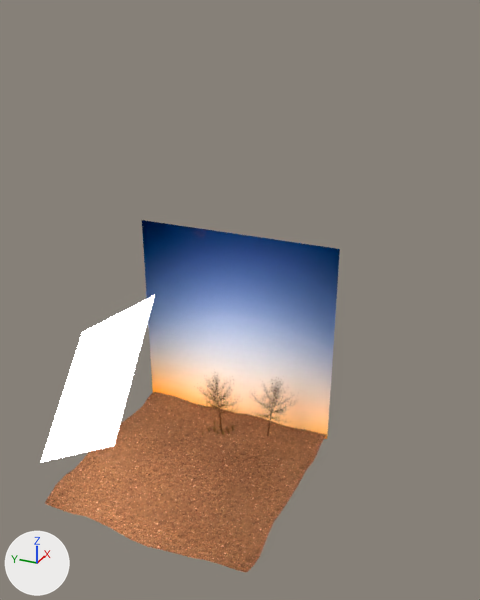
Before and after pictures for a commit that changed the Blender file 03 Scenes/10-11. Szene/10-11Szene.blend.
Both versions are drawn from a 50 mm lens placed at (-58.1, -32.5, 52.6), pointed at (1.9, -5.5, 22.6). Every picture has the same lights, and +X, +Y and +Z are marked at lower left.
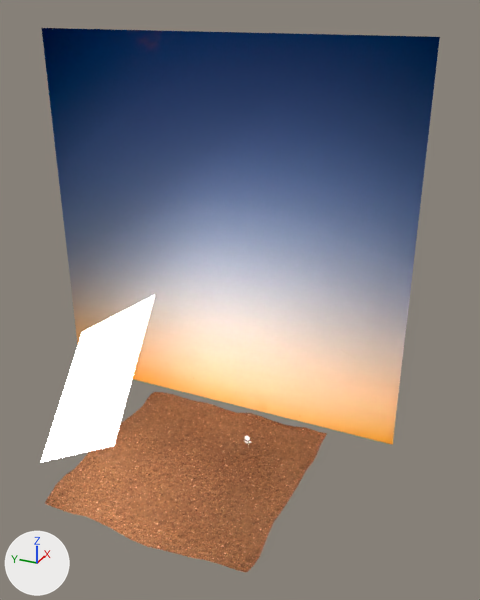
Patch to the scene script:
```diff
--- a/03 Scenes/10-11. Szene/10-11Szene.blend.py
+++ b/03 Scenes/10-11. Szene/10-11Szene.blend.py
@@ ob_baum_kahl_001 @@
-ob_baum_kahl_001 = bpy.data.objects.new('Baum_kahl.001', None)
-ob_baum_kahl_001.location = (7.9, -0.2, -0.1)
-ob_baum_kahl_001.rotation_euler = (0.0, 0.122, 3.142)  # degrees (0, 7, 180)
-ob_baum_kahl_001.scale = (0.666, 0.666, 0.666)
-ob_baum_kahl_001.show_instancer_for_render = False
-ob_baum_kahl_001.instance_type = 'COLLECTION'
-ob_baum_kahl_001.instance_collection = col_baum_kahl
@@ ob_baum_kahl @@
-ob_baum_kahl = bpy.data.objects.new('Baum_kahl', None)
-ob_baum_kahl.location = (9.3, -6.1, -0.2)
-ob_baum_kahl.rotation_euler = (0.0873, 0.0, 0.0)  # degrees (5, 0, 0)
-ob_baum_kahl.scale = (0.666, 0.666, 0.666)
-ob_baum_kahl.show_instancer_for_render = False
-ob_baum_kahl.instance_type = 'COLLECTION'
-ob_baum_kahl.instance_collection = col_baum_kahl
@@ ob_plane_003 @@
 ob_plane_003 = bpy.data.objects.new('Plane.003', me_plane_003)
-ob_plane_003.location = (12.6, 0.0, 12.8)
+ob_plane_003.location = (14.9, 3.3, 24.2)
 ob_plane_003.rotation_euler = (1.571, 0.0, 1.571)  # degrees (90, 0, 90)
-ob_plane_003.scale = (13.3, 13.3, 13.3)
+ob_plane_003.scale = (24.7, 24.7, 24.7)
@@ ob_tree @@
-ob_tree = bpy.data.objects.new('tree', cu_tree_003)
-ob_tree.location = (0.0, 0.0, 0.0)
```

Boxes (x1, y1, x2, y2) around the edits, measured in the pictures (480 x 600 px):
'Plane.003', moved, rescaled (101% wider, 90% taller): before (142, 220, 340, 439); after (42, 28, 440, 445)
'Baum_kahl', deleted: before (249, 377, 299, 436)
'Baum_kahl.001', deleted: before (192, 371, 240, 431)
